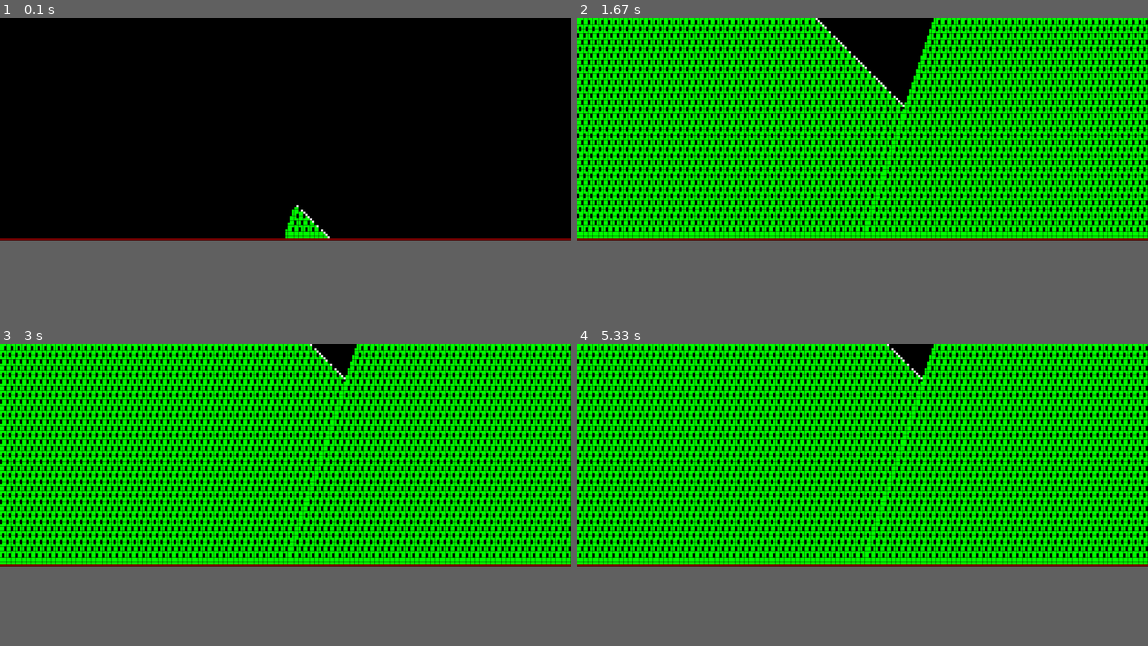
Above: before the commit, frames 1-4 (two rows, left to right).
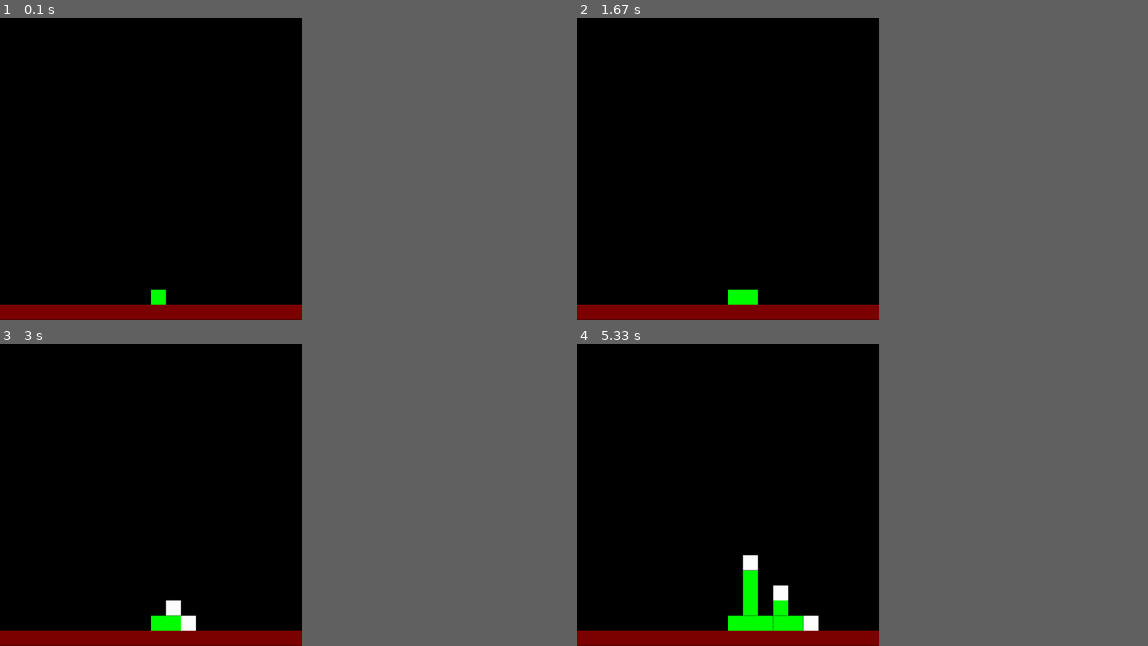
Above: after the commit, the same moments.

Repository: AlexDey/PythonTreeEvolution
Game: pygame game, started from PythonTestApplication1/solve.py
Same seed, same stepped clock (60 frames per second), same inputs: the game is played once before the commit and once after it.
Inputs:
- Up to frame 1 (0.1 s): no input
- Up to frame 2 (1.67 s): no input
- Up to frame 3 (3 s): no input
- Up to frame 4 (5.33 s): no input
In our replay, the window is 900x351 before the commit and 476x476 after it. These sizes can differ from the game's own. Grey fills any space a smaller window leaves; there, only what the larger window draws over its background counts as a difference.

The runs differ from the first frame. In frame 1, 4.1% of the frame differs, in the area x 0-100%, y 61-100%; in frame 2, 53%; in frame 3, 53%; in frame 4, 54%, in the area x 0-100%, y 0-100%.

Commit message:
каждый ход энергия тратиться на поддержание жизни и роста

Diff:
--- a/PythonTestApplication1/drawPygame.py
+++ b/PythonTestApplication1/drawPygame.py
@@ -2,9 +2,7 @@
 # сначала нужно инициализировать экран и первое зёрнышко по общим данным из settings,
 # затем добавить функции отрисовки вновь появившихся семок и обновившихся древоклеток
 import pygame
-import os
-#import ctypes
-#from ctypes import windll #.user32.GetSystemMetrics
+from os import environ
 
 from settings import rows, columns, row_start, column_start
 
@@ -50,7 +48,7 @@
 # set window position
 startx = pygame.display.Info().current_w-width-5
 starty = 30
-os.environ['SDL_VIDEO_WINDOW_POS'] = "%d,%d" % (startx, starty)
+environ['SDL_VIDEO_WINDOW_POS'] = "%d,%d" % (startx, starty)
 # window
 win = pygame.display.set_mode((int(width), int(height)))
 
--- a/PythonTestApplication1/settings.py
+++ b/PythonTestApplication1/settings.py
@@ -1,7 +1,7 @@
 from random import randint, seed
 
 # start DNA
-seed(70) #9 #30 #34 #38 #70
+seed(30) #9 #30 #34 #38 #70
 dna_start = [[randint(0,30) for i in range(4)] for j in range(16)]
 
 # example DNA from foo52
@@ -25,8 +25,8 @@
 
 # start data for solve
 #rows = columns = 40
-rows = 100 # определяет высоту
-columns = 256 # определяет ширина
+rows = 20 #100 # определяет высоту
+columns = 20 #256 # определяет ширина
 row_start = rows-2  # on ground
 column_start = columns//2 # center
 
@@ -34,11 +34,18 @@
 world[row_start][column_start] = 2 # start corn
 world[-1][:] = [3]*columns # ground
 
-corn = [[0, row_start, column_start]] # corn start position
-tree = corn.copy() # copy;  # tree = corn - just reference
-newCorn = [] # list for new iteration
+# corn = [[0, row_start, column_start]] # corn start position
+# tree = corn.copy() # copy;  # tree = corn - just reference
+# newCorn = [] # list for new iteration
 
-energy = 300
+newCorn = [[0, row_start, column_start]] # corn start position
+tree = newCorn.copy() # copy;  # tree = corn - just reference
+corn = []
+
+# Вся энергия собранная зеленым клетками (древесиной) идёт в общий фонд дерева.
+energy = 300 # Каждое новое дерево получает 300 единиц энергии подъёмных.
+energy_tree_live = 13 # Каждый ход дерево тратит на каждую клетку 13 единиц энергии.
+energy_corn_grow = 18 # Белые отростки собирают энергию для роста новых отростков и превращения себя в древесину. Для этого требуется 18 единиц энергии.
 
 # debug data
 pause = False
--- a/PythonTestApplication1/solve.py
+++ b/PythonTestApplication1/solve.py
@@ -8,7 +8,7 @@
 
 from time import sleep
 from pygame import event, QUIT, KEYUP, K_p
-#import turtle
+
 
 def pause_pygame():
     """pause pygame work, for pause/unpause use 'p' """
@@ -25,25 +25,27 @@
 
 def grow_left():
     if (cellCorn[2] == 0):
-        cellCorn[2] = (columns)
+        cellCorn[2] = columns
     if ((activeDNA[0] < 16) & (world[cellCorn[1]][cellCorn[2]-1] == 0)):
         newCorn.append([activeDNA[0], cellCorn[1], cellCorn[2]-1])
         tree.append([activeDNA[0], cellCorn[1], cellCorn[2]-1])
         world[cellCorn[1]][cellCorn[2]-1] = 2
         tdraw.addCorn(cellCorn[1],cellCorn[2]-1)
-    if (cellCorn[2] == (columns)):
+        expenses_energy("left")
+    if (cellCorn[2] == columns):
         cellCorn[2] = 0
 
 def grow_right():
-    if (cellCorn[2] == (columns-1)):
+    if (cellCorn[2] == columns-1):
         cellCorn[2] = -1
     if ((activeDNA[2] < 16) & (world[cellCorn[1]][cellCorn[2]+1] == 0)):
         newCorn.append([activeDNA[2], cellCorn[1], cellCorn[2]+1])
         tree.append([activeDNA[3], cellCorn[1], cellCorn[2]+1])
         world[cellCorn[1]][cellCorn[2]+1] = 2
         tdraw.addCorn(cellCorn[1],cellCorn[2]+1)
+        expenses_energy("right")
     if (cellCorn[2] == -1):
-        cellCorn[2] = (columns-1)
+        cellCorn[2] = columns-1
 
 def grow_up():
     if ((activeDNA[1] < 16) & (world[cellCorn[1]-1][cellCorn[2]] == 0)):
@@ -51,6 +53,7 @@
         tree.append([activeDNA[1], cellCorn[1]-1, cellCorn[2]])
         world[cellCorn[1]-1][cellCorn[2]] = 2
         tdraw.addCorn(cellCorn[1]-1,cellCorn[2])
+        expenses_energy("up")
 
 def grow_down():
     if ((activeDNA[3] < 16) & (world[cellCorn[1]+1][cellCorn[2]] == 0)):
@@ -58,6 +61,15 @@
         tree.append([activeDNA[3], cellCorn[1]+1, cellCorn[2]])
         world[cellCorn[1]+1][cellCorn[2]] = 2
         tdraw.addCorn(cellCorn[1]+1,cellCorn[2])
+        expenses_energy("down")
+
+def expenses_energy(msg):
+    global energy, energy_corn_grow
+    energy -= energy_corn_grow
+    print("-----------")
+    print(msg)
+    print("subtraction: ", -energy_corn_grow)
+    print("all energy:  ", energy)
 
 # def main():
 # tree
@@ -66,8 +78,13 @@
 min_side = 365# (columns if columns <= rows else rows)
 k=0
 while (k < min_side):
-    print(k)
     k += 1
+    print("===========")
+    print("iter: ",k)
+    energy -= energy_tree_live * (len(tree) - len(newCorn))
+    print("tree sells:  ", len(tree) - len(newCorn))
+    print("subtraction: ", -energy_tree_live * (len(tree) - len(newCorn)))
+    print("all energy:  ", energy)
 
     # redraw window
     tdraw.update()
@@ -80,11 +97,12 @@
 
     # timestep
     if (k < min_side):
-       sleep(0.005)
+       sleep(1.005)
 
     # update corn
-    if (k != 1):
-        corn = newCorn
+    # if (k != 1):
+    #     corn = newCorn
+    corn = newCorn
     newCorn = []
     for cellCorn in corn:
         if (world[cellCorn[1]][cellCorn[2]] == 2):
